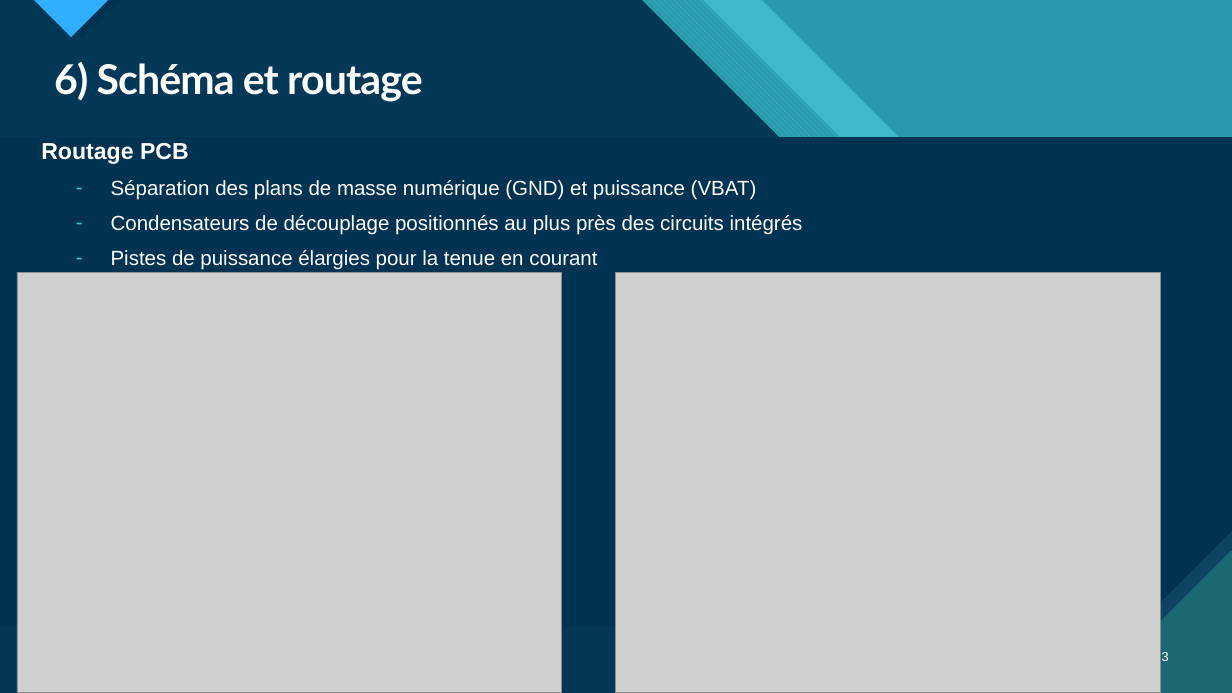
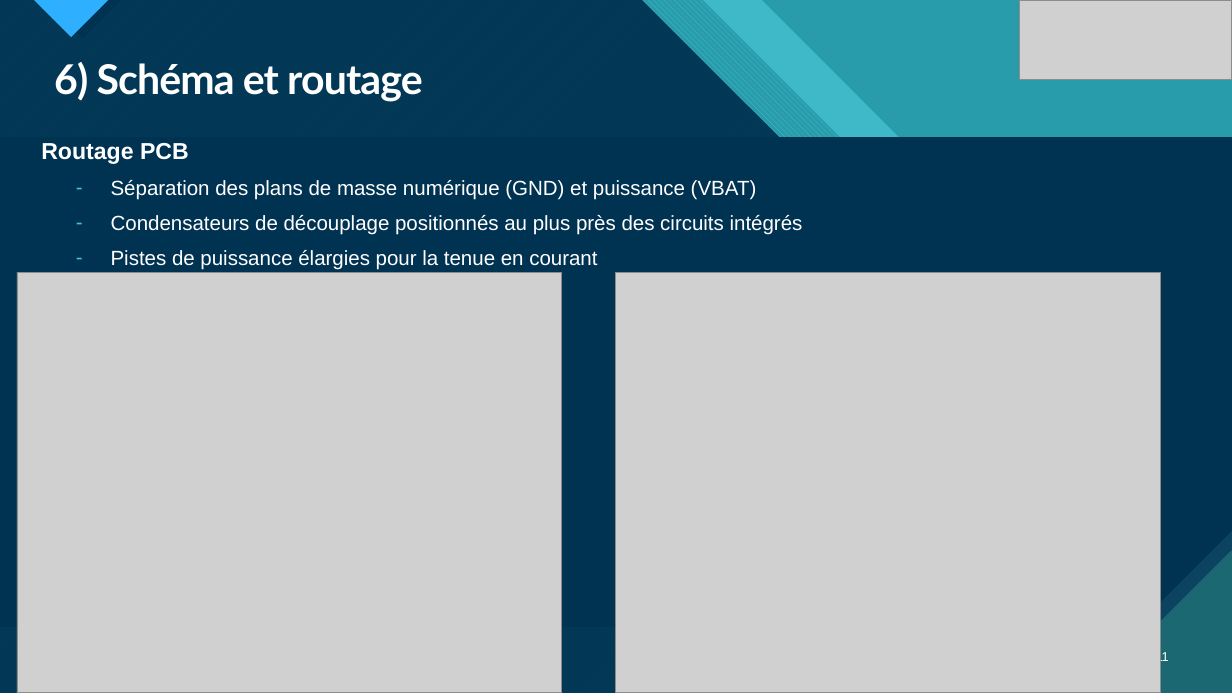
Before and after one commit to m4mchlk-svg/Projet-Pico-Centrale-Hydro-l-ctrique-BTS-CIEL-2nd, a slide deck: slide 11 of Rapport de PROJET/Diapo-Oral.pptx (slide 13 before the commit). Drawn at 1232x693 pixels with LibreOffice and Linux fonts; fonts in the diff are those of the drawing; grey boxes stand for pictures. Boxes give left, top, right and bottom in pixels: in the first picture for what was removed or moved away, otherwise in the second. Text is boxed around its words. In the diff, an @@ line names an element or a change of style, - is before the commit and + after.

```diff
--- a/Rapport de PROJET/Diapo-Oral.pptx
+++ b/Rapport de PROJET/Diapo-Oral.pptx
@@ picture added at [1019,0,1232,79] @@
@@ page number at [1156,651,1169,664]: text changed @@
-13
+11
```
Also in this commit, not shown: 8 other slides changed, 2 slides removed.
